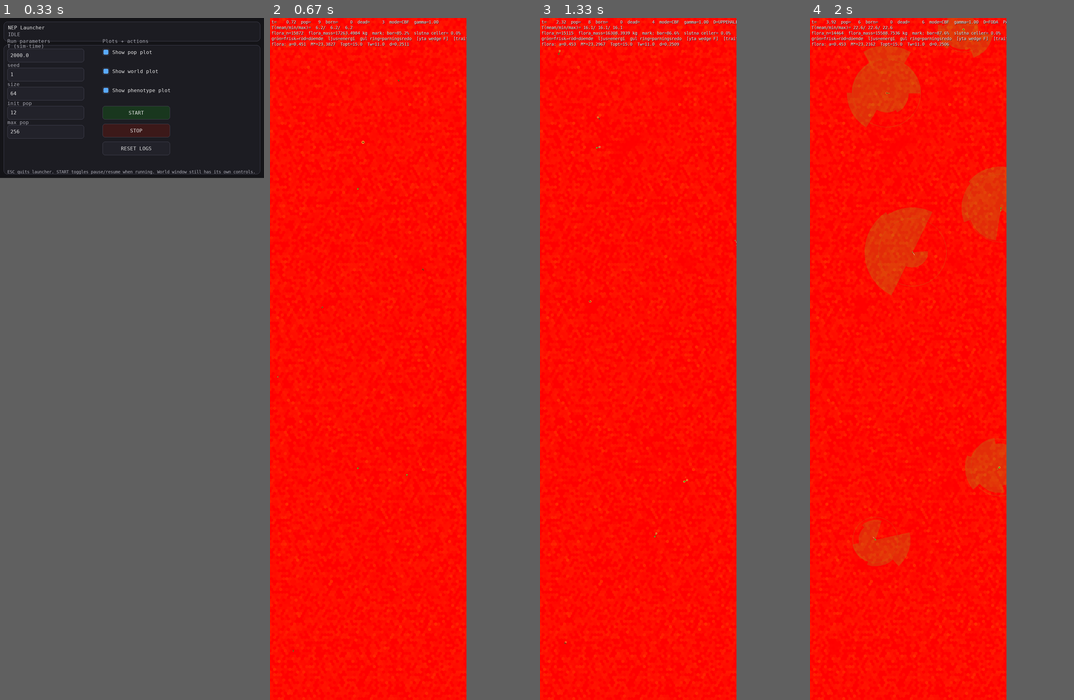
Above: before the commit, frames 1-4 (left to right).
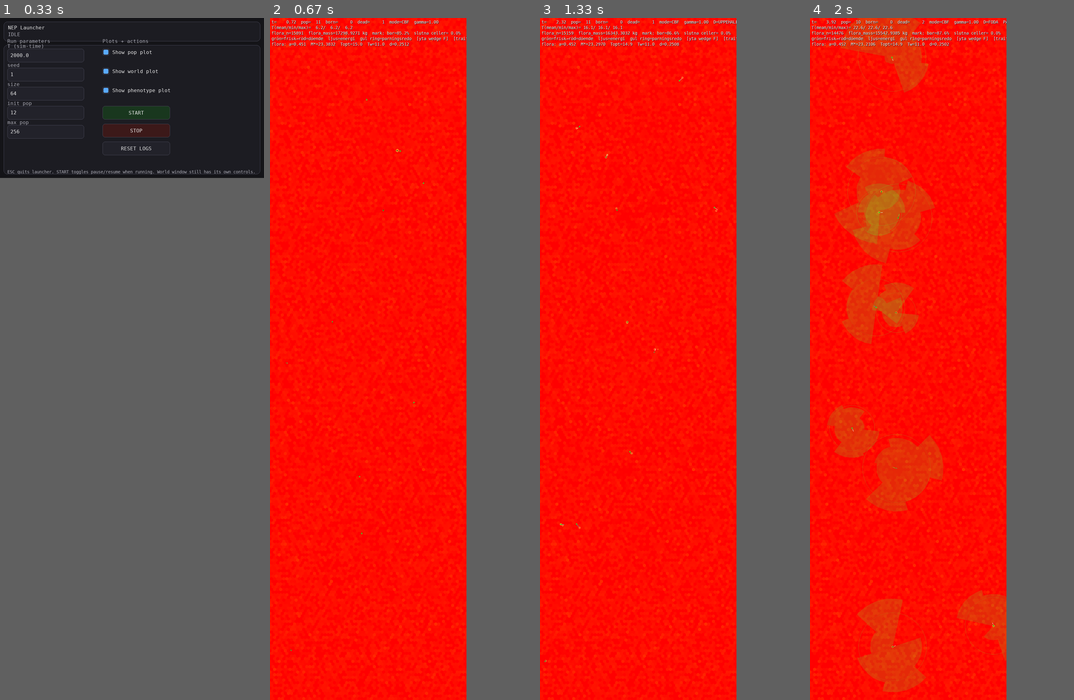
Above: after the commit, the same moments.

Repository: JoakimStorck/nep-process
Game: pygame game, started from nep_gui_launcher.py
Two runs of this game, one before a commit and one after it. Both use one fixed random seed, a clock stepped at 60 frames per second and the inputs below.
Inputs (mouse positions are in pixels of both pictures, inside the frame that each line leads up to):
- Up to frame 1 (0.33 s): no input
- Up to frame 2 (0.67 s): click "START" at 0.38 s
- Up to frame 3 (1.33 s): hold D 0.67-1.13 s; move the mouse to (685, 461) at 0.7 s; hold W from 1.17 s (still down); move the mouse to (706, 440) at 1.2 s; tap Space at 1.23 s
- Up to frame 4 (2 s): release W at 1.47 s; hold D 1.5-1.97 s; move the mouse to (836, 372) at 1.53 s; tap Space at 1.57, 1.87 s

Frame 1 is identical in both runs. In frame 2, 0.1% of the frame differs, in the area x 2-71%, y 0-93%; in frame 3, 0.2%; in frame 4, 18%, in the area x 0-75%, y 0-99%.

Commit message:
0217: födans sammansättning och matsmältningen
Steg 2 i docs/sammansattning-och-vatten.md, revisionens F1. Födans
torrsubstans delas i labilt, jäsbar fiber och lignin; ligninandelen
härleds ur strukturandelen (0,35·s²). Labilt smälts och ger kemins
17,2 MJ/kg, fibern jäses till den andel som hinner brytas ned under
uppehållstiden — 1 − exp(−0,015·τ), τ = 20 h·(M/2 kg)^0,25, alltså
Jarman–Bell som mekanism — och ger 17,5 MJ/kg minus 20 % i metan och
jäsningsvärme. Ligninet passerar orört. Kvävet följer materialet och
exkrementets strukturandel väljs så att kvävet stämmer; resten bokförs
mot cellen. Kadaver jäses inte.

Uträknat för medianfloran: 7,6 MJ per kg torrsubstans mot 3,2, alltså
2,4 gånger, varav fibern 22 %. Jäst fiberandel 11 % vid 100 g, 26 % vid
2 kg och 70 % vid 500 — mot 15–25 % hos kanin och 50–60 % hos nöt.

Utfall, tre frön mot 0216: betestrycket faller 20–35 % medan intaget
per basalomsättning stiger 1,3 → 1,8. liten6-faunan lever 2–4 gånger
längre (utdöd månad 35–53 mot 13–21), och f6-256 frö 2 står på 48 djur
efter 24 månader mot 2. Men den bär sig inte: alla liten6-körningar dör
ut, och två av tre f6-körningar slutar på ett fåtal djur.

Näringsinvarianten driver 8e-9 i rökprovet; 0210:s energirest högst
2e-12.

Co-Authored-By: Claude Opus 5 <noreply@anthropic.com>

Diff:
--- a/agent.py
+++ b/agent.py
@@ -21,6 +21,13 @@
     body_depth,
     LENGTH_UNIT_M,
     NUTRIENT_PER_KG_LABILE,
+    NUTRIENT_PER_KG_STRUCT,
+    E_FOOD_LABILE_J_PER_KG,
+    E_FIBER_J_PER_KG,
+    FERMENTATION_LOSS,
+    fiber_fraction,
+    retention_time_h,
+    fermented_fraction,
     LEAN_DM_FRAC,
     GLYCOGEN_WATER_PER_KG,
     ADIPOSE_LIPID_FRAC,
@@ -1707,6 +1714,10 @@
         food_carcass_J: float,
         assim_bio_kg: float = 0.0,
         assim_carcass_kg: float = 0.0,
+        assim_bio_J: float = 0.0,
+        assim_carcass_J: float = 0.0,
+        assim_bio_N: float = 0.0,
+        assim_carcass_N: float = 0.0,
         pheno: Phenotype,
         extra_drain: float = 0.0,
         T_env: float = 0.0,
@@ -1900,9 +1911,12 @@
         m_assim_car = max(0.0, float(assim_carcass_kg))
         m_assim = m_assim_bio + m_assim_car
 
-        E_in_bio = m_assim_bio * _E_labile
-        E_in_car = m_assim_car * _E_labile
+        # Energin och kvävet räknas i matsmältningen, ur födans sammansättning
+        # (steg 2, 0217), och kommer hit färdiga.
+        E_in_bio = max(0.0, float(assim_bio_J))
+        E_in_car = max(0.0, float(assim_carcass_J))
         E_in = E_in_bio + E_in_car
+        N_in_food = max(0.0, float(assim_bio_N)) + max(0.0, float(assim_carcass_N))
 
         # Förlusterna är nu massa som ligger i detrituspoolen, inte energi som
         # försvann. Termerna behålls som diagnostik.
@@ -1943,8 +1957,7 @@
             # täthet. Ett kilo glykogen väger nio gånger mer än ett kilo fett
             # per lagrad joule, räknat vått, och det är den kostnaden som gör
             # axeln till en verklig avvägning.
-            N_in = m_assim * NUTRIENT_PER_KG_LABILE
-            p_equiv = N_in / N_PER_KG_PROTEIN
+            p_equiv = N_in_food / N_PER_KG_PROTEIN
             E_prot = p_equiv * E_PROTEIN_J_PER_KG
             if E_prot > E_in and E_prot > 0.0:
                 # Födans energi räcker inte till proteinets — kan inträffa så
@@ -3074,6 +3087,10 @@
     food_carcass_J: float
     assim_bio_kg: float
     assim_carcass_kg: float
+    assim_bio_J: float
+    assim_carcass_J: float
+    assim_bio_N: float
+    assim_carcass_N: float
     E_move: float
     Tloc: float
     B0: float
@@ -4491,47 +4508,103 @@
 
         herb_eff, scav_eff = diet_efficiency(diet)
 
-        a_l = self._excrete(world, got_l, e_l, herb_eff)
-        a_d = self._excrete(world, got_d, e_d, scav_eff)
+        # Uppehållstiden i tarmen följer kroppsstorleken (steg 2).
+        tau_h = retention_time_h(self.body.M_wet())
+        a_l, E_l, N_l = self._digest(world, got_l, e_l, herb_eff, tau_h)
+        a_d, E_d, N_d = self._digest(world, got_d, e_d, scav_eff, tau_h,
+                                     fermentable=False)
 
         _ing = float(got_l) + float(got_d)
         if _ing > 1e-12:
             self._assim_ratio = min(1.0, max(0.02, (float(a_l) + float(a_d)) / _ing))
 
-        return float(got_l), float(got_d), float(e_l), float(e_d), float(a_l), float(a_d)
-
-    def _excrete(self, world: World, mass_kg: float, energy_J: float,
-                 diet_eff: float) -> float:
-        """
-        Återför den massa som inte assimileras till cellen som detritus.
-        Returnerar den assimilerade massan i kilo.
-
-        Utan detta försvinner allt ätet ur modellen: kroppsmassan växer ur
-        energibudgeten och den ingesterade massan bokförs ingenstans.
-
-        Assimilationsandelen är (1 - struktur) * matsmältning * kostpreferens.
-        Resten passerar igenom. Eftersom strukturmaterialet passerar i sin
-        helhet medan bara en del av det labila gör det, är exkrementet mer
-        strukturrikt än födan — betning koncentrerar segt material i
-        detrituspoolen.
+        return (float(got_l), float(got_d), float(e_l), float(e_d),
+                float(a_l), float(a_d), float(E_l), float(E_d),
+                float(N_l), float(N_d))
+
+    def _digest(self, world: World, mass_kg: float, energy_J: float,
+                diet_eff: float, tau_h: float,
+                *, fermentable: bool = True) -> tuple[float, float, float]:
+        """
+        Smält en måltid. Returnerar (assimilerad massa, energi J, kväve kg).
+
+        **Födan har en sammansättning sedan steg 2** (0217). Torrsubstansen
+        delas i labilt, jäsbar fiber och lignin, och varje del behandlas för
+        sig:
+
+        - det labila smälts med tarmens verkningsgrad gånger kostpreferensen,
+          och ger 17,2 MJ per kilo, alltså kemins tal och inte den gamla
+          konstanten 9,3 som var våt kroppsvävnad räknad på torr föda;
+        - fibern jäses av symbionter till den andel som hinner brytas ned
+          under uppehållstiden i tarmen, och ger cellulosans energi minus
+          jäsningens förluster;
+        - ligninet passerar orört.
+
+        Kvävet följer materialet: det labila bär `N_L` per kilo och resten
+        `N_S`. Det som inte assimileras lämnar kroppen som exkrement, och dess
+        strukturandel väljs så att kvävet stämmer. Går det inte — exkrementet
+        kan bara bära mellan `N_S` och `N_L` per kilo — bokförs skillnaden
+        direkt mot cellens fria näring.
+
+        Kadaver jäses inte: animalisk vävnad har ingen fiber. Dess labila del
+        värderas ännu med växtens tal, vilket underskattar fettet; se raden i
+        TODO.md.
         """
         m = float(mass_kg)
         if m <= 1e-15:
-            return 0.0
+            return 0.0, 0.0, 0.0
 
         e_lab = float(self.AP.E_labile_J_per_kg)
         s_in = 1.0 - (float(energy_J) / max(m * e_lab, 1e-30))
         s_in = min(1.0, max(0.0, s_in))
 
-        m_assim = m * assimilated_fraction(s_in, diet_eff)
-        out_kg = max(0.0, m - m_assim)
+        dig = min(1.0, max(0.0, 0.80 * float(diet_eff)))
+        m_lab = m * (1.0 - s_in)
+        m_lab_assim = m_lab * dig
+        E_avail = m_lab_assim * E_FOOD_LABILE_J_PER_KG
+        N_assim = m_lab_assim * NUTRIENT_PER_KG_LABILE
+
+        m_ferm = 0.0
+        if fermentable:
+            fib = m * fiber_fraction(s_in)
+            m_ferm = fib * fermented_fraction(tau_h) * float(diet_eff)
+            E_avail += m_ferm * E_FIBER_J_PER_KG * (1.0 - FERMENTATION_LOSS)
+
+        N_food = m * (NUTRIENT_PER_KG_LABILE * (1.0 - s_in)
+                      + NUTRIENT_PER_KG_STRUCT * s_in)
+        out_kg = max(0.0, m - m_lab_assim - m_ferm)
+        N_ut = max(0.0, N_food - N_assim)
         if out_kg <= 1e-15:
-            return float(m_assim)
-
-        s_out = min(1.0, max(0.0, m * s_in / out_kg))
+            if N_ut > 0.0:
+                self.out_nutrient_kg_pending(world, N_ut)
+            return float(m_lab_assim + m_ferm), float(E_avail), float(N_assim)
+
+        span = NUTRIENT_PER_KG_LABILE - NUTRIENT_PER_KG_STRUCT
+        s_out = (NUTRIENT_PER_KG_LABILE - N_ut / out_kg) / max(1e-30, span)
+        s_out = min(1.0, max(0.0, s_out))
         world.excrete_at(self.x, self.y, out_kg, s_out)
-        return float(m_assim)
-
+        N_i_exkrement = out_kg * (NUTRIENT_PER_KG_LABILE * (1.0 - s_out)
+                                  + NUTRIENT_PER_KG_STRUCT * s_out)
+        diff = N_ut - N_i_exkrement
+        if abs(diff) > 1e-18:
+            self.out_nutrient_kg_pending(world, diff)
+        return float(m_lab_assim + m_ferm), float(E_avail), float(N_assim)
+
+    def out_nutrient_kg_pending(self, world: World, kg_N: float) -> None:
+        """
+        Kväve som varken följde med exkrementet eller kroppen.
+
+        Uppstår när exkrementets halt hamnar utanför vad `s` kan uttrycka.
+        Positivt läggs i cellen som fri näring, negativt tas därifrån.
+        """
+        n = float(kg_N)
+        if n == 0.0:
+            return
+        cell = int(world.grid.cell_of(float(self.x), float(self.y)))
+        if n > 0.0:
+            world.add_nutrient(cell, n)
+        else:
+            world.take_nutrient(cell, -n)
 
     def _activity_proxy(
         self,
@@ -4744,6 +4817,10 @@
             food_carcass_J,
             assim_bio_kg,
             assim_carcass_kg,
+            assim_bio_J,
+            assim_carcass_J,
+            assim_bio_N,
+            assim_carcass_N,
         ) = self._perform_feeding(
             world=world,
             dt=dt,
@@ -4766,6 +4843,10 @@
             food_carcass_J=float(food_carcass_J),
             assim_bio_kg=float(assim_bio_kg),
             assim_carcass_kg=float(assim_carcass_kg),
+            assim_bio_J=float(assim_bio_J),
+            assim_carcass_J=float(assim_carcass_J),
+            assim_bio_N=float(assim_bio_N),
+            assim_carcass_N=float(assim_carcass_N),
             E_move=float(E_move),
             Tloc=float(plan.Tloc),
             B0=float(plan.B0),
--- a/phenotype.py
+++ b/phenotype.py
@@ -741,6 +741,55 @@
 # ~1–2 % av kroppsproteinet som fri pool.
 N_POOL_CAP_FRAC = 0.02
 
+# --- Födans sammansättning och matsmältning (steg 2) ----------------------
+# Se docs/sammansattning-och-vatten.md. Växtens torrsubstans delas i labilt,
+# jäsbar fiber (cellulosa och hemicellulosa) och lignin.
+#
+# Ligninandelen härleds ur strukturandelen: graden av vedartad struktur *är*
+# lignininnehållet. Andelen av strukturen växer linjärt med `s`, så
+# lignin = LIGNIN_SHARE_MAX·s². Vid `s` = 0,05 ger det 0,1 % av
+# torrsubstansen (ungt gräs), vid 0,57 elva procent, och vid 0,85 tjugofem —
+# ved ligger på 25–30 %.
+LIGNIN_SHARE_MAX = 0.35
+# Metaboliserbar energi i labil växtsubstans: socker, stärkelse och protein
+# ligger alla kring 17 MJ/kg (Atwater).
+E_FOOD_LABILE_J_PER_KG = 17.2e6
+# Cellulosans förbränningsvärme. Jäsningen förlorar metan och jäsningsvärme.
+E_FIBER_J_PER_KG = 17.5e6
+FERMENTATION_LOSS = 0.20
+# Jäsningens takt och uppehållstiden i tarmen. Tarmvolymen växer som M¹ och
+# behovet som M^0,75, så uppehållstiden växer som M^0,25 — Jarman–Bell som
+# mekanism. 20 timmar vid 2 kg ger 80 timmar vid 500 kg, vilket är idisslarens
+# storleksordning. Takten 0,015/h ger 26 % jäst fiber vid 2 kg och 70 % vid
+# 500 — mot uppmätta 15–25 % hos kanin och 50–60 % hos nöt.
+FERM_RATE_PER_H = 0.015
+RETENTION_H_REF = 20.0
+RETENTION_REF_KG = 2.0
+
+
+def lignin_fraction(structure: float) -> float:
+    """Ligninets andel av torrsubstansen, härledd ur strukturandelen."""
+    s = min(1.0, max(0.0, float(structure)))
+    return LIGNIN_SHARE_MAX * s * s
+
+
+def fiber_fraction(structure: float) -> float:
+    """Jäsbar fiber som andel av torrsubstansen."""
+    s = min(1.0, max(0.0, float(structure)))
+    return max(0.0, s - lignin_fraction(s))
+
+
+def retention_time_h(M_wet: float) -> float:
+    """Uppehållstid i tarmen, timmar. Växer som M^0,25."""
+    m = max(1e-9, float(M_wet))
+    return RETENTION_H_REF * (m / RETENTION_REF_KG) ** 0.25
+
+
+def fermented_fraction(tau_h: float) -> float:
+    """Andel av fibern som hinner jäsas under uppehållstiden."""
+    return 1.0 - math.exp(-FERM_RATE_PER_H * max(0.0, float(tau_h)))
+
+
 STRUCTURE_MIN = 0.05
 STRUCTURE_MAX = 0.85
 
--- a/population.py
+++ b/population.py
@@ -4421,6 +4421,10 @@
                 food_carcass_J=body_in.food_carcass_J,
                 assim_bio_kg=body_in.assim_bio_kg,
                 assim_carcass_kg=body_in.assim_carcass_kg,
+                assim_bio_J=body_in.assim_bio_J,
+                assim_carcass_J=body_in.assim_carcass_J,
+                assim_bio_N=body_in.assim_bio_N,
+                assim_carcass_N=body_in.assim_carcass_N,
                 pheno=a.pheno,
                 extra_drain=body_in.E_move,
                 T_env=body_in.Tloc,
Not shown, changed: TODO.md
